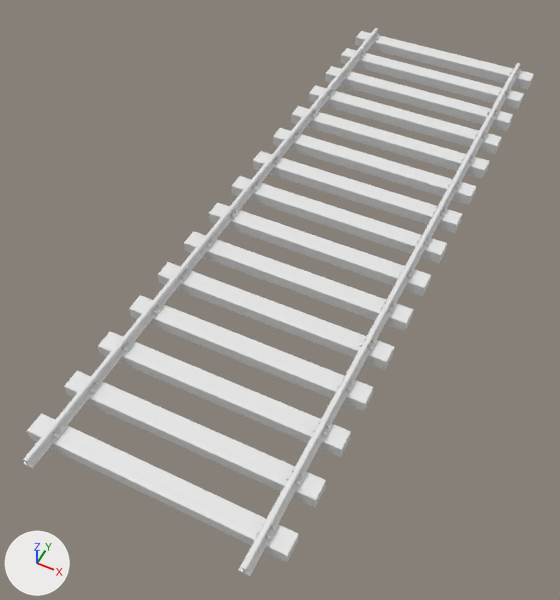
A saved change to the Blender file Blenders/Base_Rail.blend.
Camera for both pictures: a 50 mm camera at (9.3, -24.5, 20.5) aimed at (-0.8, -4.3, -4.8). Every picture has the same lights, and +X, +Y and +Z are marked at lower left.

In view in the first picture: '车轨'.
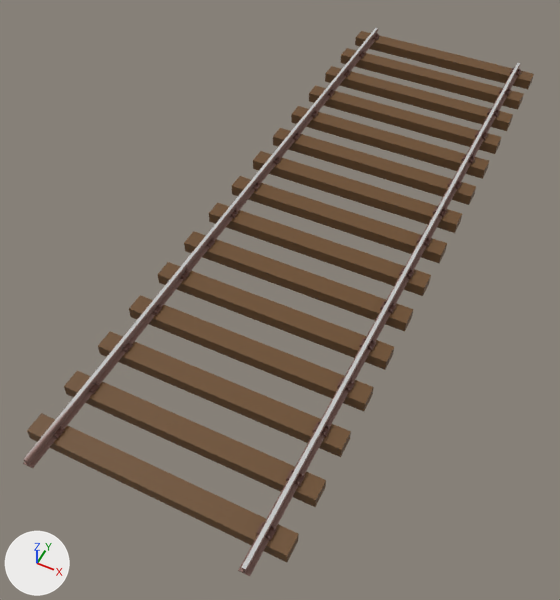
Boxes (x1, y1, x2, y2) around the edits, measured in the pictures (560 x 600 px):
'车轨', recoloured (white to brown)
    both: (23, 28, 534, 576)

The change, as a list of edits to the scene's bpy script:
```text
Add img_铁轨材质:
    img_铁轨材质 = load_image('铁轨材质', '铁轨材质.png', 1024, 1024, 'sRGB')
Add mat_铁轨:
    mat_铁轨 = principled_material('铁轨')
    mat_铁轨.texture = img_铁轨材质
Change me_车轨:
    where me_车轨.from_pydata(...)  # 2072 vertices, 1658 faces; spans x -5.0..5.0, y -16.0..15.0, z -0.6..0.3
    add me_车轨.materials.append(mat_铁轨)  # picture img_铁轨材质
```
